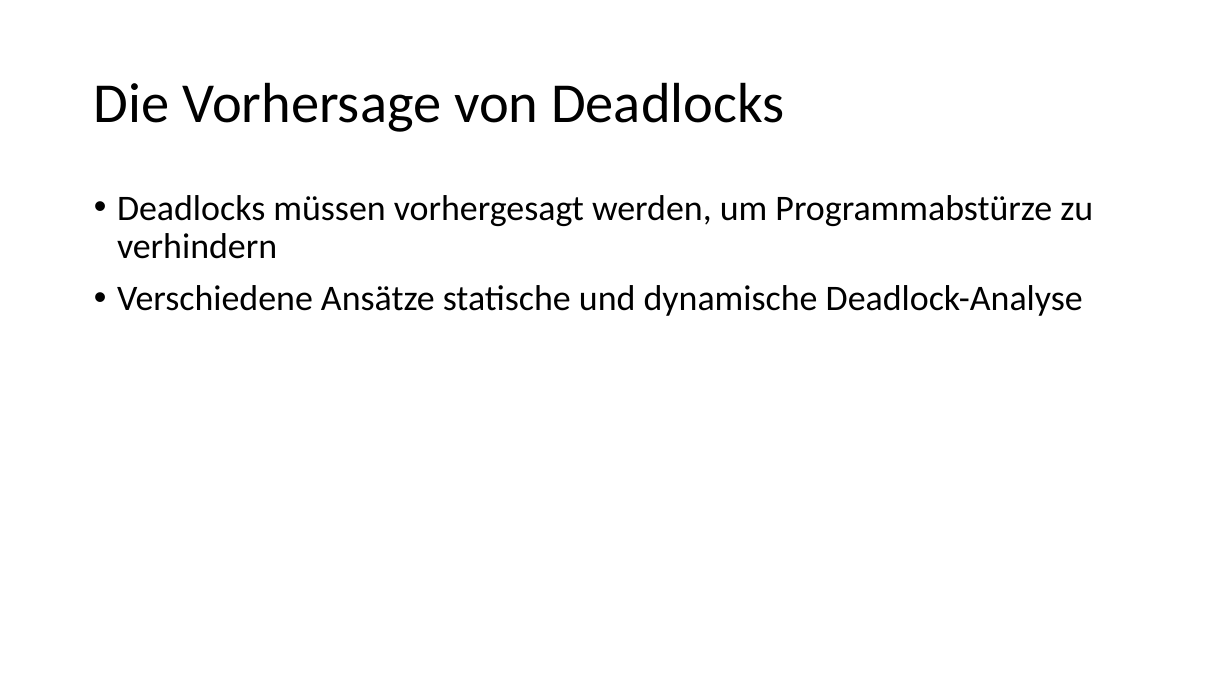
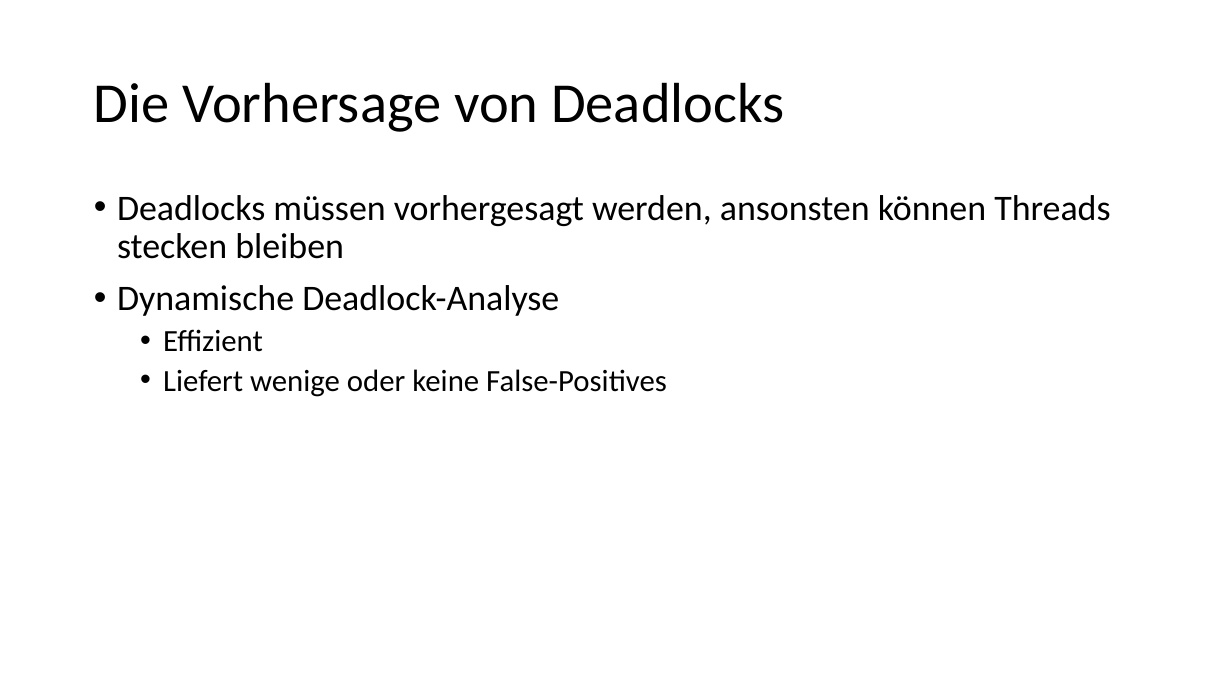
Before and after one commit to HuBaX/Seminararbeit, a slide deck: slide 6 of Sound Dynamic Deadlock Prediction in Linear Time.pptx (slide 5 before the commit). Drawn at 1232x693 pixels with LibreOffice and Linux fonts; fonts in the diff are those of the drawing. Boxes give left, top, right and bottom in pixels: in the first picture for what was removed or moved away, otherwise in the second. Text is boxed around its words. In the diff, an @@ line names an element or a change of style, - is before the commit and + after.

```diff
--- a/Sound Dynamic Deadlock Prediction in Linear Time.pptx
+++ b/Sound Dynamic Deadlock Prediction in Linear Time.pptx
@@ text at box(117, 195, 1110, 397): text changed @@
-• Deadlocks müssen vorhergesagt werden, um Programmabstürze zu verhindern
-• Verschiedene Ansätze statische und dynamische Deadlock-Analyse
+• Deadlocks müssen vorhergesagt werden, ansonsten können Threads stecken bleiben
+• Dynamische Deadlock-Analyse
+  • Effizient
+  • Liefert wenige oder keine False-Positives
```
Also in this commit, not shown: 4 other slides changed, 9 slides added, 1 slide removed.
